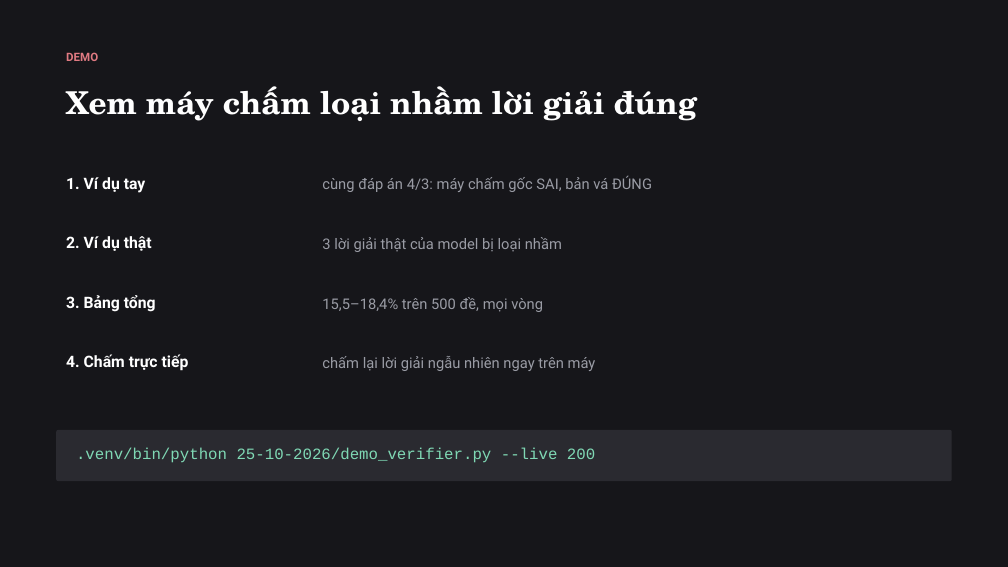
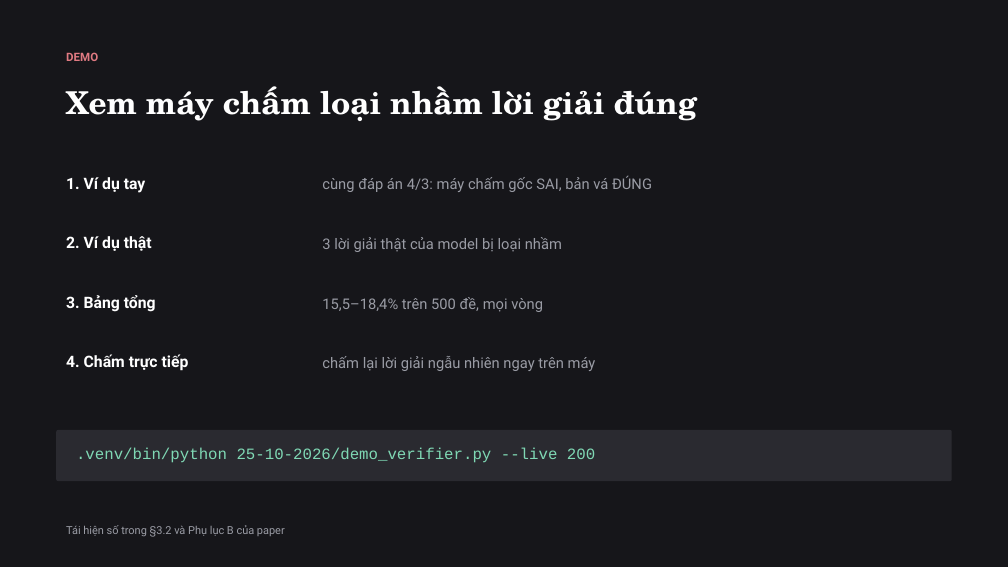
Before and after one commit to tsan2711/DACNTT_2026, a slide deck: slide 7 of 25-10-2026/BaoCaoNhanh_25-10_52300057_52300006.pptx. Drawn at 1008x567 pixels with LibreOffice and Linux fonts; fonts in the diff are those of the drawing. Boxes give left, top, right and bottom in pixels: in the first picture for what was removed or moved away, otherwise in the second. Text is boxed around its words. In the diff, an @@ line names an element or a change of style, - is before the commit and + after.

```diff
--- a/25-10-2026/BaoCaoNhanh_25-10_52300057_52300006.pptx
+++ b/25-10-2026/BaoCaoNhanh_25-10_52300057_52300006.pptx
@@ text added at box(66, 525, 285, 537), 10.5 pt, text #9A9CA5 @@
+Tái hiện số trong §3.2 và Phụ lục B của paper
```
Also in this commit, not shown: 8 other slides changed, 2 other files.
